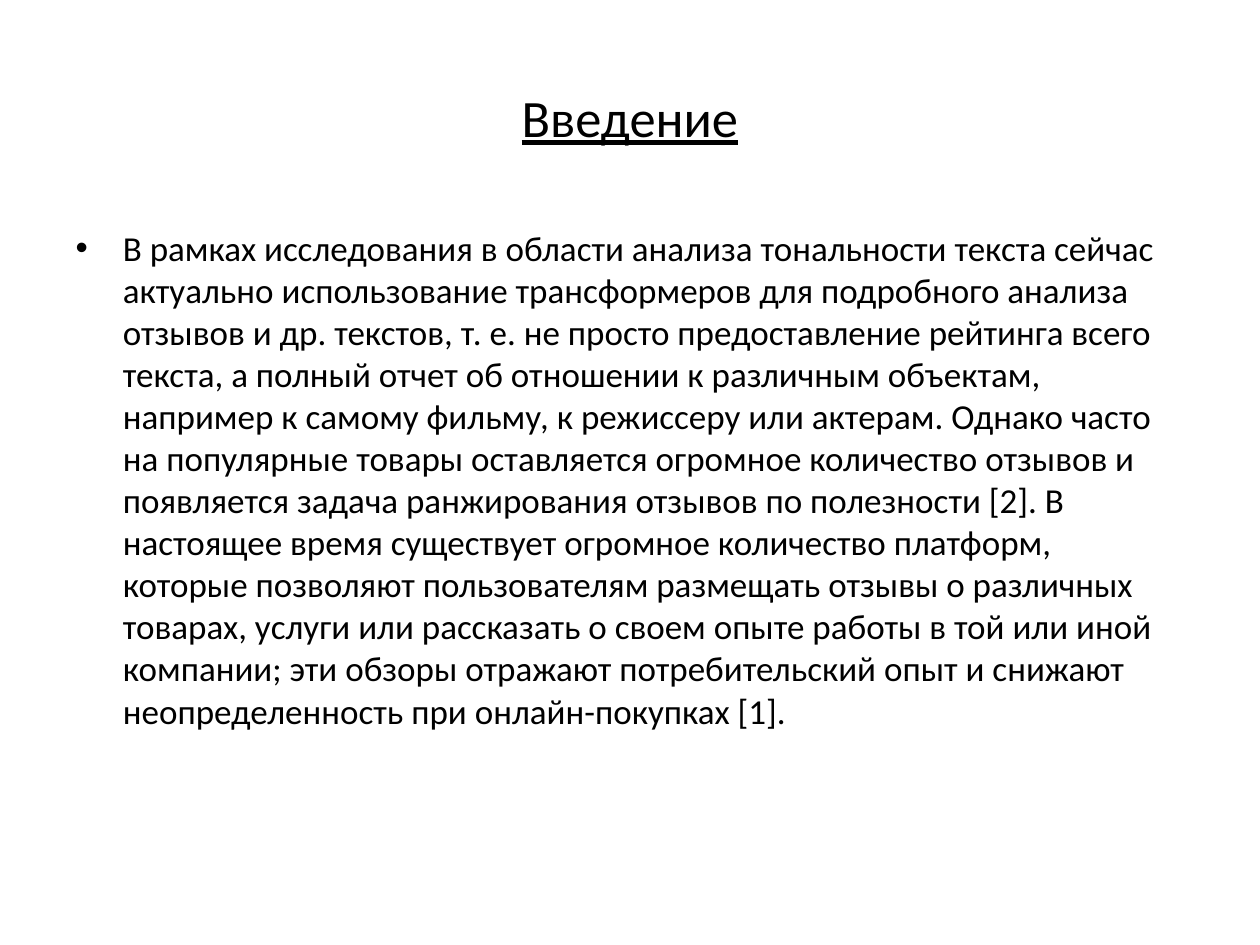
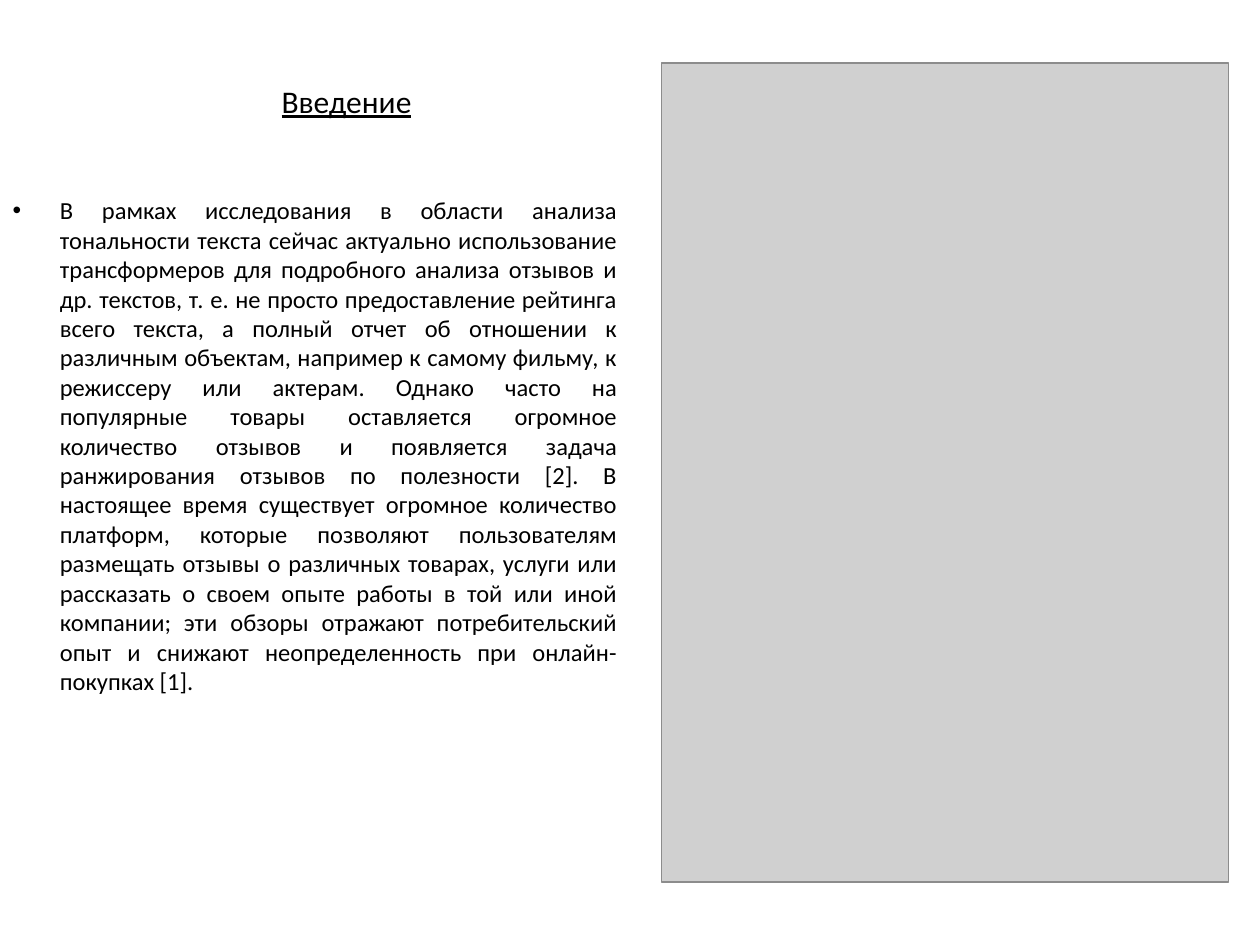
Before and after one commit to compfee/Easyntation, a slide deck: slide 2 of src/Example PPT.pptx. Drawn at 1260x945 pixels with LibreOffice and Linux fonts; fonts in the diff are those of the drawing; grey boxes stand for pictures. Boxes give left, top, right and bottom in pixels: in the first picture for what was removed or moved away, otherwise in the second. Text is boxed around its words. In the diff, an @@ line names an element or a change of style, - is before the commit and + after.

Commit message:
presentation layout corrected

```diff
--- a/src/Example PPT.pptx
+++ b/src/Example PPT.pptx
@@ title "Введение" at (282, 92, 412, 119): size 30 to 18 pt @@
@@ picture added at (662, 63, 1228, 882) @@
@@ text "В рамках исследования в области ...": place and size @@
-text "В рамках исследования в области ..." at (123, 237, 1153, 730)
+text "В рамках исследования в области ..." at (60, 202, 617, 694)
@@ text "В рамках исследования в области ..." at (60, 202, 617, 694): size 20 to 14 pt; alignment left to justified; less space between paragraphs @@
```
Also in this commit, not shown: 2 other slides changed, 4 other files.
